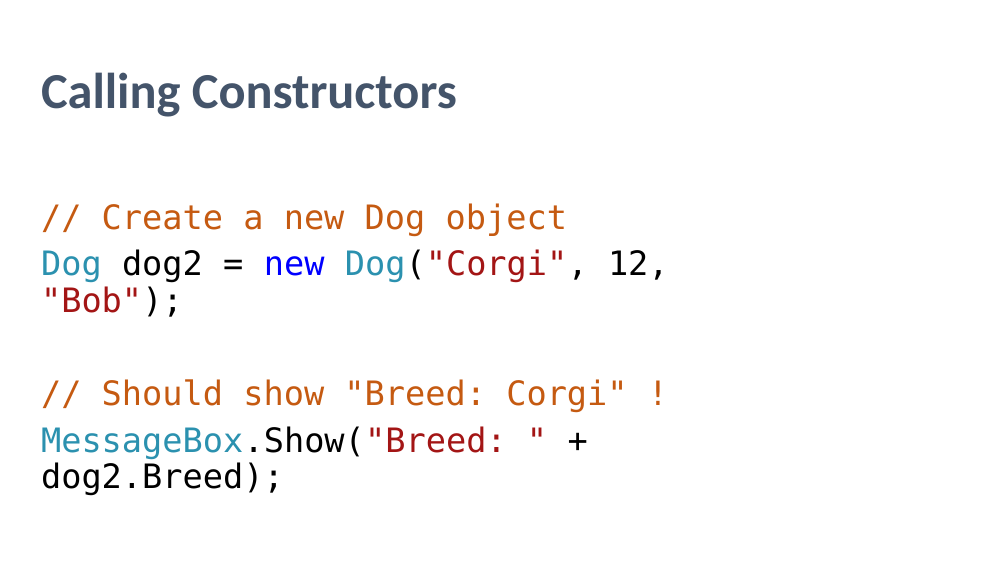
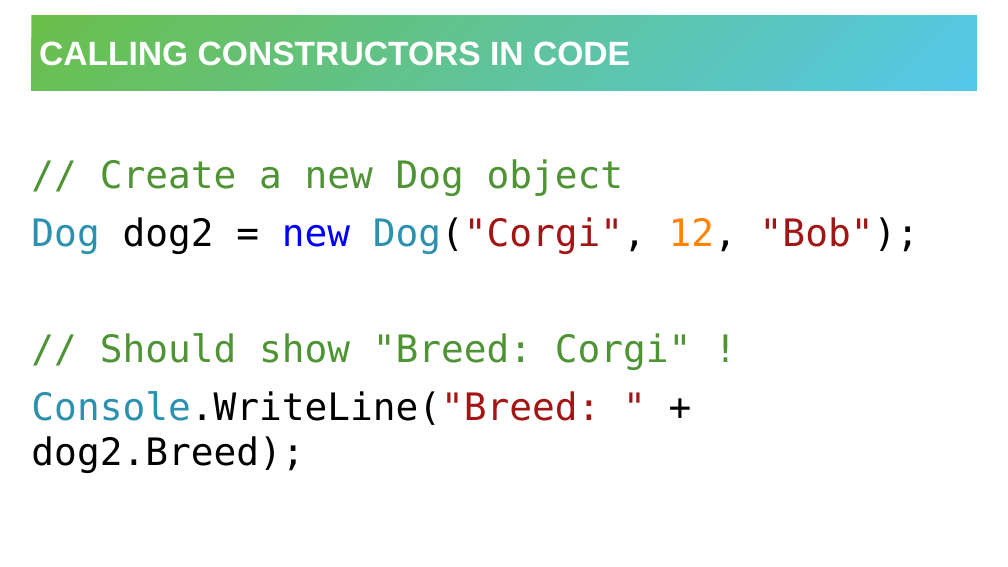
Before and after one commit to hytechclub/cs-102, a slide deck: slide 5 of Constructors/Constructors.pptx (slide 2 before the commit). Drawn at 1008x567 pixels with LibreOffice and Linux fonts; fonts in the diff are those of the drawing; background and template pictures are left out. Boxes give left, top, right and bottom in pixels: in the first picture for what was removed or moved away, otherwise in the second. Text is boxed around its words. In the diff, an @@ line names an element or a change of style, - is before the commit and + after.

Commit message:
update constructors ppt

```diff
--- a/Constructors/Constructors.pptx
+++ b/Constructors/Constructors.pptx
@@ title added at [32, 15, 977, 91], fill gradient #6ABF4B to #54C8E8, 32 pt, text #FFFFFF, bold @@
+CALLING CONSTRUCTORS IN CODE
@@ text removed at [41, 72, 457, 117] @@
-Calling Constructors
@@ text "// Create a new Dog ...": place and size @@
-text "// Create a new Dog ..." at [41, 203, 669, 496]
+text "// Create a new Dog ..." at [31, 159, 919, 473]
@@ text "// Create a new Dog ..." at [31, 159, 919, 473]: vertical alignment top to middle @@
@@ text at [31, 159, 919, 370]: size 32 to 36 pt in "// Create a new Dog object", "Dog dog2 = new Dog("Corgi", 12, "Bob");", "// Should show "Breed: Corgi" !"; text colour #C55A11 to #4E9334 in "// Create a new Dog object", "// Should show "Breed: Corgi" !"; text colour #000000 to #FF8300 in "12,"; line spacing 0.9 to 1; more space between paragraphs @@
@@ text at [31, 391, 600, 473]: text changed; size 32 to 36 pt @@
-MessageBox.Show("Breed: " + dog2.Breed);
+Console.WriteLine("Breed: " + dog2.Breed);
```
Also in this commit, not shown: 4 slides added, 1 slide removed.
